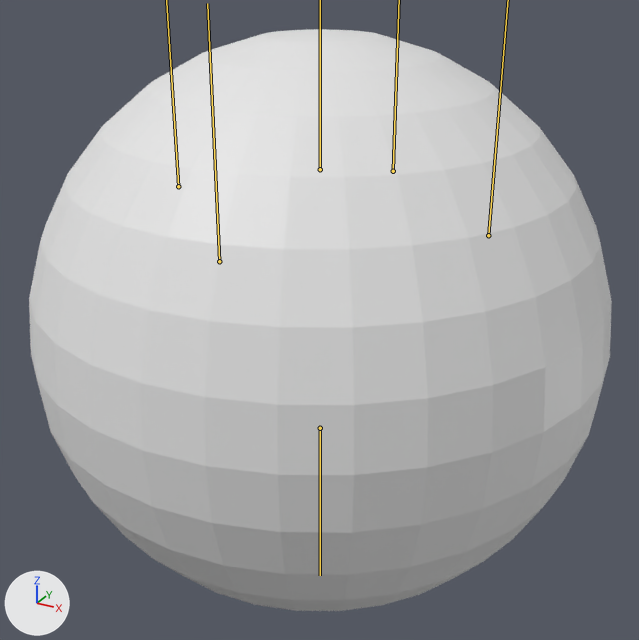
One commit to the Blender file Enemies/IceSlime.blend: the scene before it, then after it.
Rendered twice from a camera (50 mm lens) standing at (1.409, -2.568, 1.283) and looking at (-0.002, -0.001, 0.0). Lighting does not change. The marker at lower left points along +X, +Y and +Z. The first picture is the older version. The bones that bend it are drawn over the model as lines.
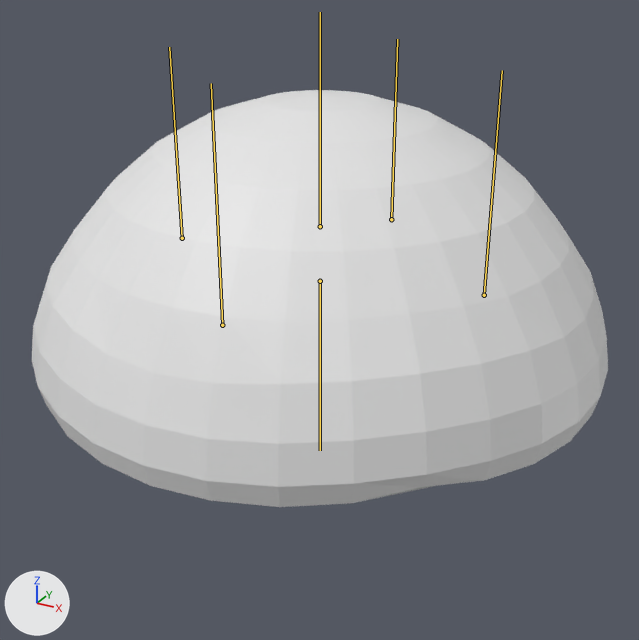
The newer file adds an action. The first version stands in its rest pose; the second is drawn at frame 0 of the action 'default'.

The edits, one by one:
Bone 'Bone' (bone_bone) moves from (0.0, 0.0, 0.0) to (0.0, -0.6, 0.0).
Bone 'Bone.001' (bone_bone_001) moves from (0.0, 0.0, 0.0) to (0.0, -0.2, 0.0).
Bone 'Bone.002' (bone_bone_002) moves from (0.0, 0.0, 0.0) to (0.0, -0.2, 0.0).
Bone 'Bone.003' (bone_bone_003) moves from (0.0, 0.0, 0.0) to (0.0, -0.2, 0.0).
Bone 'Bone.004' (bone_bone_004) moves from (0.0, 0.0, 0.0) to (0.0, -0.2, 0.0).
Bone 'Bone.005' (bone_bone_005) moves from (0.0, 0.0, 0.0) to (0.0, -0.2, 0.0).

What differs and where, as boxes (x1, y1, x2, y2) in the pictures (639 x 640 px):
'Sphere', posed (28% shorter)
    before: (29, 29, 612, 611)
    after: (32, 90, 608, 507)
bone 'Bone', root to tip
    before: (320, 428) to (320, 575)
    after: (320, 281) to (320, 450)
bone 'Bone.004', root to tip
    before: (219, 261) to (207, 3)
    after: (222, 325) to (211, 83)
